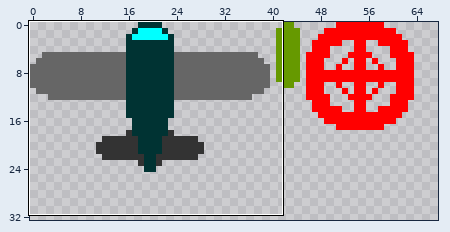
One commit to this sprite sheet: spritesheet.png. The first picture is a wide view before the edit; the outline marks the close-up.
Close-up. The starting point:
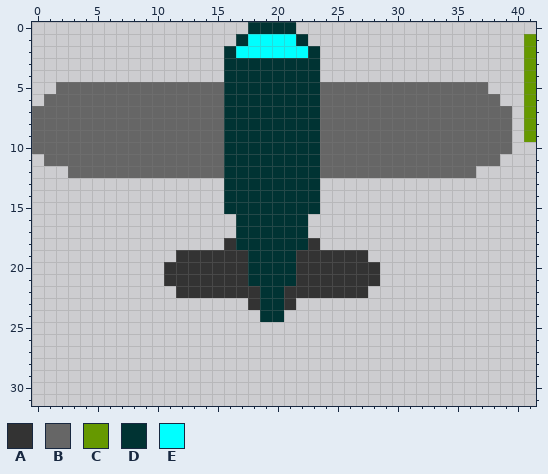
The file is 100x100 pixels. Shown: x 0..41, y 0..31. The wide view leaves out empty margins.
Palette (. is transparent): A #333333  B #666666  C #669900  D #003333  E #00ffff
Pixels before, first column x 0:
 0 ..................DDDD....................
 1 .................DEEEED..................C
 2 ................DEEEEEED.................C
 3 ................DDDDDDDD.................C
 4 ................DDDDDDDD.................C
 5 ..BBBBBBBBBBBBBBDDDDDDDDBBBBBBBBBBBBBB...C
 6 .BBBBBBBBBBBBBBBDDDDDDDDBBBBBBBBBBBBBBB..C
 7 BBBBBBBBBBBBBBBBDDDDDDDDBBBBBBBBBBBBBBBB.C
 8 BBBBBBBBBBBBBBBBDDDDDDDDBBBBBBBBBBBBBBBB.C
 9 BBBBBBBBBBBBBBBBDDDDDDDDBBBBBBBBBBBBBBBB.C
10 BBBBBBBBBBBBBBBBDDDDDDDDBBBBBBBBBBBBBBBB..
11 .BBBBBBBBBBBBBBBDDDDDDDDBBBBBBBBBBBBBBB...
12 ...BBBBBBBBBBBBBDDDDDDDDBBBBBBBBBBBBB.....
13 ................DDDDDDDD..................
14 ................DDDDDDDD..................
15 ................DDDDDDDD..................
16 .................DDDDDD...................
17 .................DDDDDD...................
18 ................ADDDDDDA..................
19 ............AAAAAADDDDAAAAAA..............
20 ...........AAAAAAADDDDAAAAAAA.............
21 ...........AAAAAAADDDDAAAAAAA.............
22 ............AAAAAAADDAAAAAAA..............
23 ..................ADDA....................
24 ...................DD.....................
New version:
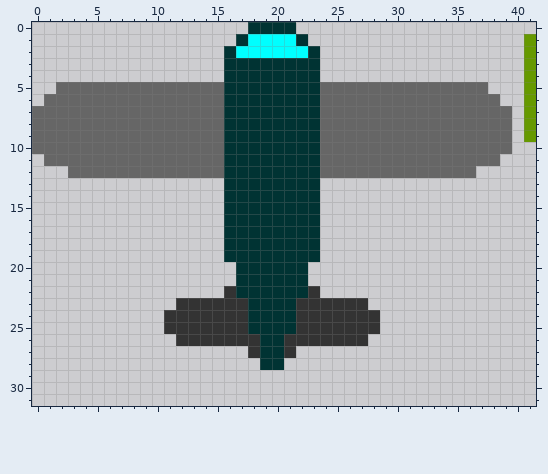
Change:
Changed rows in their new state; - is an unchanged pixel.
first column x 11:
16 -----D------D-----
17 -----D------D-----
18 -----D------D-----
19 -....DD----DD....-
20 ......D----D......
21 ......D----D......
22 -....-DD--DD-....-
23 -AAAAAAD--DAAAAAA-
24 AAAAAAAD--DAAAAAAA
25 AAAAAAADDDDAAAAAAA
26 -AAAAAAADDAAAAAAA-
27 -------ADDA-------
28 --------DD--------
